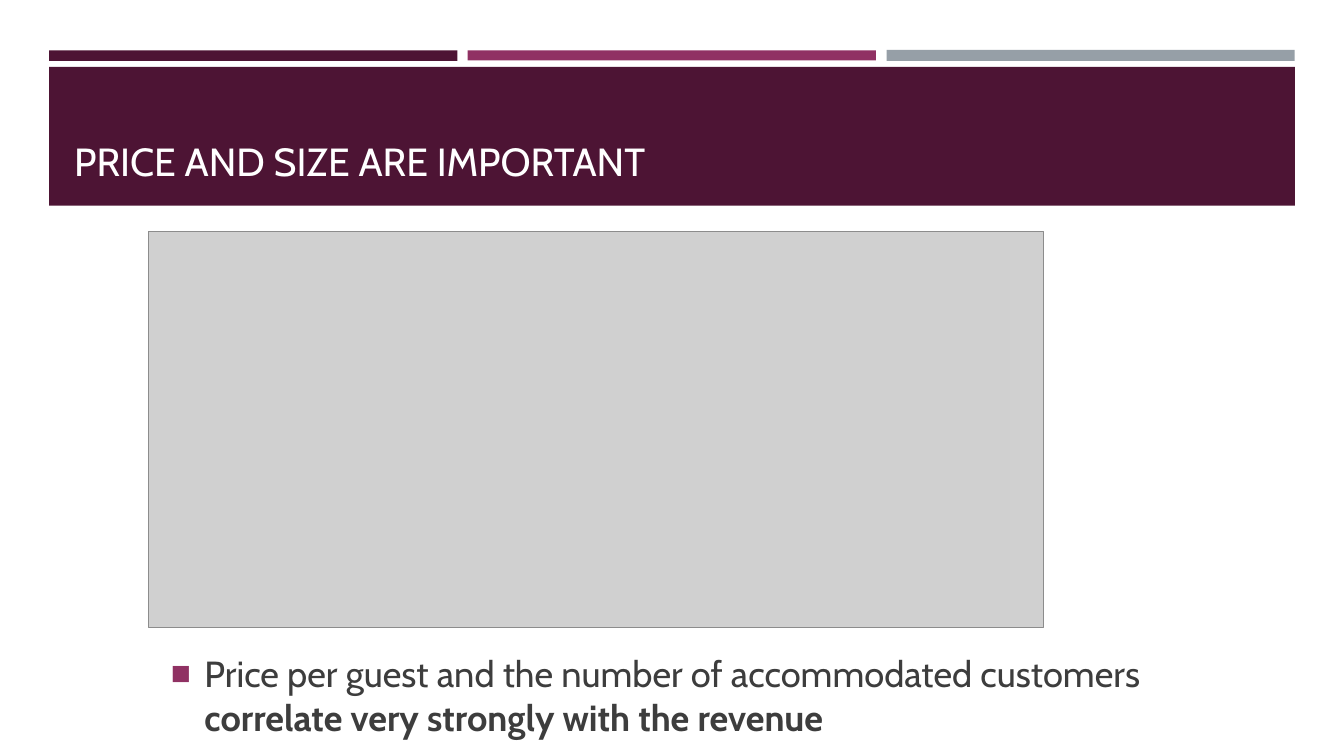
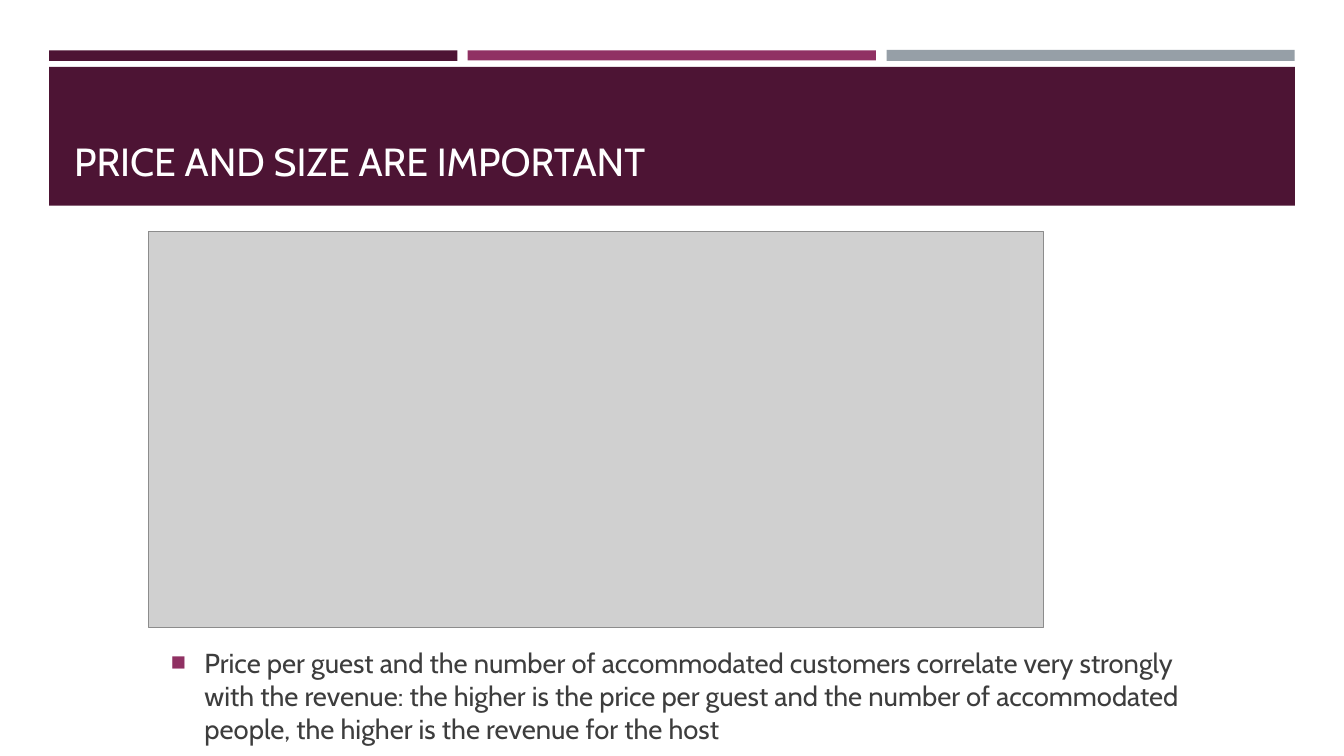
Before and after one commit to ivanovdmitri/Seattle_Airbnb_2017_DI, a slide deck: slide 9 of Seattle_Airbnb_2017_DI.pptx (slide 6 before the commit). Drawn at 1344x756 pixels with LibreOffice and Linux fonts; fonts in the diff are those of the drawing; grey boxes stand for pictures. Boxes give left, top, right and bottom in pixels: in the first picture for what was removed or moved away, otherwise in the second. Text is boxed around its words. In the diff, an @@ line names an element or a change of style, - is before the commit and + after.

```diff
--- a/Seattle_Airbnb_2017_DI.pptx
+++ b/Seattle_Airbnb_2017_DI.pptx
@@ text at (x1=204, y1=652, x2=1178, y2=745): text changed; size 25.9 to 19.6 pt @@
-■ Price per guest and the number of accommodated customers correlate very strongly with the revenue
+■ Price per guest and the number of accommodated customers correlate very strongly with the revenue: the higher is the price per guest and the number of accommodated people, the higher is the revenue for the host
```
Also in this commit, not shown: 1 other slide changed, 1 other file.
